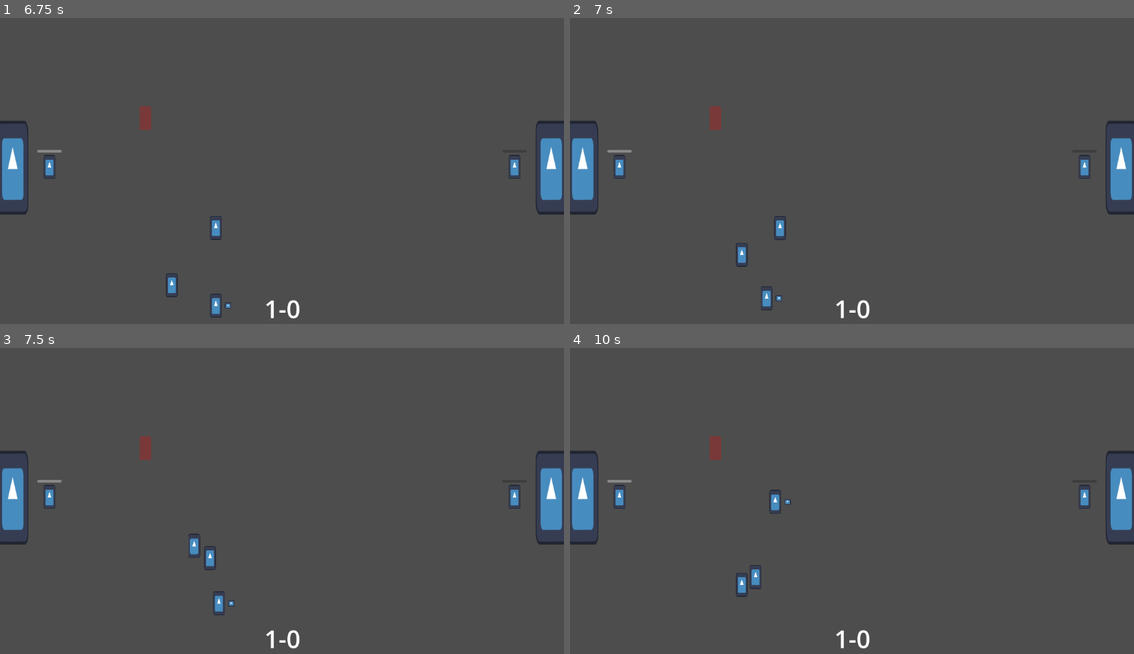
Above: before the commit, frames 1-4 (two rows, left to right).
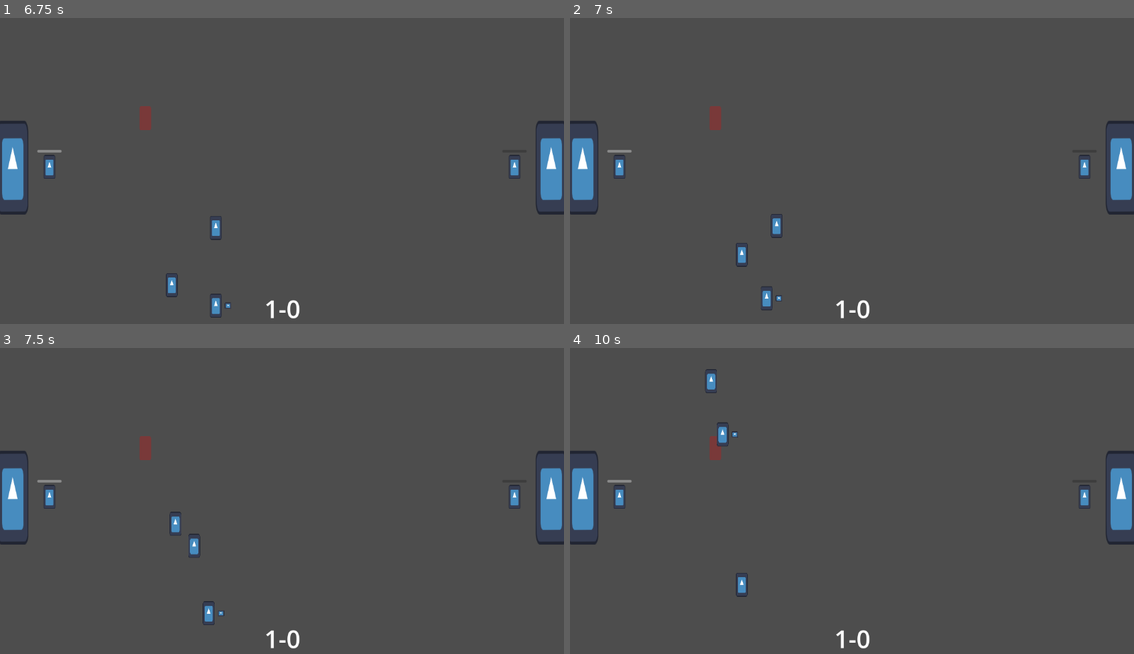
Above: after the commit, the same moments.

Repository: david8zhang/spooky-soccer
Game: Godot game, scene res://scenes/Main.tscn
Two runs of this game, one before a commit and one after it. Both use one fixed random seed, a clock stepped at 60 frames per second and the inputs below. The engine's default icon, where the game draws it, is replaced by a stand-in: a white triangle on a blue panel in a dark square.
Inputs:
- Up to frame 1 (6.75 s): tap Enter at 0.5 s; hold Right (move_right) 0.53-1.28 s; tap Space (pass) every 1.5 s from 0.6 to 6.6 s; hold Down (move_down) 1.28-2.03 s; tap F (shoot) every 1.5 s from 1.35 to 5.85 s; hold Right (move_right) 2.03-2.78 s; hold Up (move_up) 2.78-3.53 s; hold Left (move_left) 3.53-5.03 s; hold Down (move_down) 5.03-5.78 s; hold Right (move_right) 5.78-6.53 s; hold Up (move_up) from 6.53 s (still down)
- Up to frame 2 (7 s): keep holding Up (move_up)
- Up to frame 3 (7.5 s): release Up (move_up) at 7.28 s; hold Right (move_right) from 7.28 s (still down); tap F (shoot) at 7.35 s
- Up to frame 4 (10 s): release Right (move_right) at 8.03 s; hold Down (move_down) 8.03-8.78 s; tap Space (pass) at 8.1, 9.6 s; hold Left (move_left) 8.78-9.53 s; tap F (shoot) at 8.85 s; hold Up (move_up) from 9.53 s (still down)

Frame 1 is identical in both runs. In frame 2, 0.1% of the frame differs, in the area x 35-39%, y 64-73%; in frame 3, 0.4%; in frame 4, 0.5%, in the area x 23-40%, y 6-79%.

Commit message:
set up onball / off-ball CPU AI movement

Diff:
--- a/prefabs/CPUFieldPlayerAI.tscn
+++ b/prefabs/CPUFieldPlayerAI.tscn
@@ -11,18 +11,18 @@
 [ext_resource type="Script" path="res://scripts/behavior_tree/ShootBall.gd" id="7_sfdfh"]
 [ext_resource type="Script" path="res://scripts/behavior_tree/IsPassLaneOpen.gd" id="8_45sr2"]
 [ext_resource type="Script" path="res://scripts/behavior_tree/IsOpen.gd" id="8_bns73"]
-[ext_resource type="Script" path="res://scripts/behavior_tree/IsInDanger.gd" id="10_ywh3k"]
 [ext_resource type="Script" path="res://scripts/behavior_tree/SaveOpenPassTarget.gd" id="11_88kw3"]
 [ext_resource type="Script" path="res://scripts/behavior_tree/PassBall.gd" id="11_rjhhn"]
 [ext_resource type="Script" path="res://scripts/behavior_tree/IsAtPositionForTooLong.gd" id="13_n8y3q"]
 [ext_resource type="Script" path="res://scripts/MoveToOffensivePosition.gd" id="14_7ii3g"]
 [ext_resource type="Script" path="res://scripts/behavior_tree/SaveOffensivePosition.gd" id="14_s5dla"]
 [ext_resource type="Script" path="res://scripts/behavior_tree/SaveOffensiveSupportPosition.gd" id="17_hd2kq"]
+[ext_resource type="Script" path="res://scripts/behavior_tree/MoveToOffensiveSupportPosition.gd" id="18_s3nsk"]
 
 [node name="CPUFieldPlayerAI" type="Node" node_paths=PackedStringArray("blackboard", "actor")]
 script = ExtResource("1_xsn7y")
 blackboard = NodePath("@Node@21128")
-actor = NodePath("")
+actor = NodePath("..")
 
 [node name="RootSequence" type="Node" parent="."]
 script = ExtResource("2_erdwv")
@@ -72,13 +72,7 @@
 [node name="IsPassLaneOpen" type="Node" parent="RootSequence/OffenseOrDefense/OffenseSequence/OnOrOffball/OnballSequence/ShouldShootOrNot/ShouldPassOrNot/PassSequence"]
 script = ExtResource("8_45sr2")
 
-[node name="OrConditional" type="Node" parent="RootSequence/OffenseOrDefense/OffenseSequence/OnOrOffball/OnballSequence/ShouldShootOrNot/ShouldPassOrNot/PassSequence"]
-script = ExtResource("2_8as02")
-
-[node name="IsInDanger" type="Node" parent="RootSequence/OffenseOrDefense/OffenseSequence/OnOrOffball/OnballSequence/ShouldShootOrNot/ShouldPassOrNot/PassSequence/OrConditional"]
-script = ExtResource("10_ywh3k")
-
-[node name="SaveOpenPassTarget" type="Node" parent="RootSequence/OffenseOrDefense/OffenseSequence/OnOrOffball/OnballSequence/ShouldShootOrNot/ShouldPassOrNot/PassSequence/OrConditional"]
+[node name="SaveOpenPassTarget" type="Node" parent="RootSequence/OffenseOrDefense/OffenseSequence/OnOrOffball/OnballSequence/ShouldShootOrNot/ShouldPassOrNot/PassSequence"]
 script = ExtResource("11_88kw3")
 
 [node name="PassBall" type="Node" parent="RootSequence/OffenseOrDefense/OffenseSequence/OnOrOffball/OnballSequence/ShouldShootOrNot/ShouldPassOrNot/PassSequence"]
@@ -111,8 +105,8 @@
 [node name="SaveOffensiveSupportPosition" type="Node" parent="RootSequence/OffenseOrDefense/OffenseSequence/OnOrOffball/ShouldReposition/RepositionSequence"]
 script = ExtResource("17_hd2kq")
 
-[node name="MoveToOffensivePosition" type="Node" parent="RootSequence/OffenseOrDefense/OffenseSequence/OnOrOffball/ShouldReposition"]
-script = ExtResource("14_7ii3g")
+[node name="MoveToOffensiveSupportPosition" type="Node" parent="RootSequence/OffenseOrDefense/OffenseSequence/OnOrOffball/ShouldReposition"]
+script = ExtResource("18_s3nsk")
 
 [node name="Idle" type="Node" parent="RootSequence/OffenseOrDefense"]
 script = ExtResource("6_5pohc")
--- a/scripts/ContextMap.gd
+++ b/scripts/ContextMap.gd
@@ -46,12 +46,10 @@
 			var ray = raycast_list[i] as RayCast2D
 			if ray.is_colliding():
 				danger_map[i] = 7
-				danger_map[(i + 3) % danger_map.size()] = 1
 				danger_map[(i + 2) % danger_map.size()] = 2
 				danger_map[(i + 1) % danger_map.size()] = 5
 				danger_map[(i - 1) % danger_map.size()] = 5
 				danger_map[(i - 2) % danger_map.size()] = 2
-				danger_map[(i - 3) % danger_map.size()] = 1
 			else:
 				if danger_map[i] == 0:
 					danger_map[i] = 0
--- a/scripts/FieldPlayer.gd
+++ b/scripts/FieldPlayer.gd
@@ -9,6 +9,7 @@
 var is_selected = false
 var has_possession = false
 var can_take_possession = true
+var is_moving_to_position = false
 var curr_direction
 var pass_target
 var player_name
@@ -121,6 +122,9 @@
 func get_opposing_goal():
 	return game.cpu_goal if side == Side.PLAYER else game.player_goal
 
+func get_opposing_field_players():
+	return game.cpu_manager.field_players if side == Side.PLAYER else game.player_manager.field_players
+
 func on_completed_pass():
 	is_selected = false
 	can_take_possession = true
@@ -143,8 +147,10 @@
 
 func move_to_position(dest_position: Vector2, is_at_pos_threshold):
 	if global_position.distance_to(dest_position) <= is_at_pos_threshold:
+		is_moving_to_position = false
 		linear_velocity = Vector2.ZERO
 	else:
+		is_moving_to_position = true
 		context_map.target_position = dest_position
 		var dir = context_map.best_dir
 		var desired_velocity = dir * FieldPlayer.SPEED
--- a/scripts/behavior_tree/IsAtPositionForTooLong.gd
+++ b/scripts/behavior_tree/IsAtPositionForTooLong.gd
@@ -1,17 +1,19 @@
 class_name IsAtPositionForTooLong
 extends ConditionLeaf
 
-static var TTL = 2500
-
 func tick(actor: Node, blackboard: Blackboard):
-	var curr_onball_pos = blackboard.get_value("curr_onball_pos")
+	var field_player = actor as FieldPlayer
+	var curr_onball_pos = blackboard.get_value("curr_onball_pos") if field_player.has_possession else blackboard.get_value("curr_offball_pos")
 	if curr_onball_pos == null:
 		return SUCCESS
-	var field_player = actor as FieldPlayer
+	if field_player.is_moving_to_position:
+		return FAILURE
 	var position = curr_onball_pos["position"]
 	var dist = field_player.global_position.distance_to(position)
 	if dist <= 5:
 		var timestamp = curr_onball_pos["timestamp"]
 		var curr_timestamp = Time.get_unix_time_from_system() * 1000
-		return SUCCESS if curr_timestamp - timestamp >= TTL else FAILURE
+		randomize()
+		var random_ttl = randi_range(1000, 3000)
+		return SUCCESS if curr_timestamp - timestamp >= random_ttl else FAILURE
 	return FAILURE
--- /dev/null
+++ b/scripts/behavior_tree/MoveToOffensiveSupportPosition.gd
@@ -0,0 +1,8 @@
+class_name MoveToOffensiveSupportPosition
+extends ActionLeaf
+
+func tick(actor: Node, blackboard: Blackboard):
+	var open_position_map = blackboard.get_value("curr_offball_pos")
+	var field_player = actor as FieldPlayer
+	field_player.move_to_position(open_position_map["position"], 5)
+	return SUCCESS
--- a/scripts/behavior_tree/SaveOffensivePosition.gd
+++ b/scripts/behavior_tree/SaveOffensivePosition.gd
@@ -5,10 +5,27 @@
 	var field_player = actor as FieldPlayer
 	var field_manager = field_player.field_manager as FieldManager
 	var zones = field_manager.get_offensive_zones() as Zones
-	var random_zone = zones.pick_random()
+	var prev_onball_pos = blackboard.get_value("curr_onball_pos")
+	var best_zone = pick_best_zone_from_zones(zones, prev_onball_pos)
 	var curr_timestamp = Time.get_unix_time_from_system() * 1000
 	blackboard.set_value("curr_onball_pos", {
-		"position": random_zone.global_position,
-		"timestamp": curr_timestamp
+		"position": best_zone.global_position,
+		"timestamp": curr_timestamp,
+		"zone": best_zone.name
 	})
 	return SUCCESS
+
+func pick_best_zone_from_zones(zones: Zones, prev_pos_data):
+	var valid_zone_markers = []
+
+	# Prevent going to the same zone as before
+	if prev_pos_data != null:
+		var prev_zone_name = prev_pos_data["zone"]
+		for zone_marker in zones.zone_markers:
+			if zone_marker.name != prev_zone_name:
+				valid_zone_markers.append(zone_marker)
+	else:
+		valid_zone_markers = zones.zone_markers
+
+	# Pick a random zone to go to
+	return valid_zone_markers.pick_random()
--- a/scripts/behavior_tree/SaveOffensiveSupportPosition.gd
+++ b/scripts/behavior_tree/SaveOffensiveSupportPosition.gd
@@ -5,10 +5,27 @@
 	var field_player = actor as FieldPlayer
 	var field_manager = field_player.field_manager as FieldManager
 	var zones = field_manager.get_offensive_support_zones() as Zones
-	var random_zone = zones.pick_random()
+	var prev_offball_pos = blackboard.get_value("curr_offball_pos")
+	var best_zone = pick_best_zone_from_zones(zones, prev_offball_pos)
 	var curr_timestamp = Time.get_unix_time_from_system() * 1000
-	blackboard.set_value("curr_onball_pos", {
-		"position": random_zone.global_position,
-		"timestamp": curr_timestamp
+	blackboard.set_value("curr_offball_pos", {
+		"position": best_zone.global_position,
+		"timestamp": curr_timestamp,
+		"zone": best_zone.name
 	})
 	return SUCCESS
+
+func pick_best_zone_from_zones(zones: Zones, prev_pos_data):
+	var valid_zone_markers = []
+
+	# Prevent going to the same zone as before
+	if prev_pos_data != null:
+		var prev_zone_name = prev_pos_data["zone"]
+		for zone_marker in zones.zone_markers:
+			if zone_marker.name != prev_zone_name:
+				valid_zone_markers.append(zone_marker)
+	else:
+		valid_zone_markers = zones.zone_markers
+
+	# Pick a random zone to go to
+	return valid_zone_markers.pick_random()
